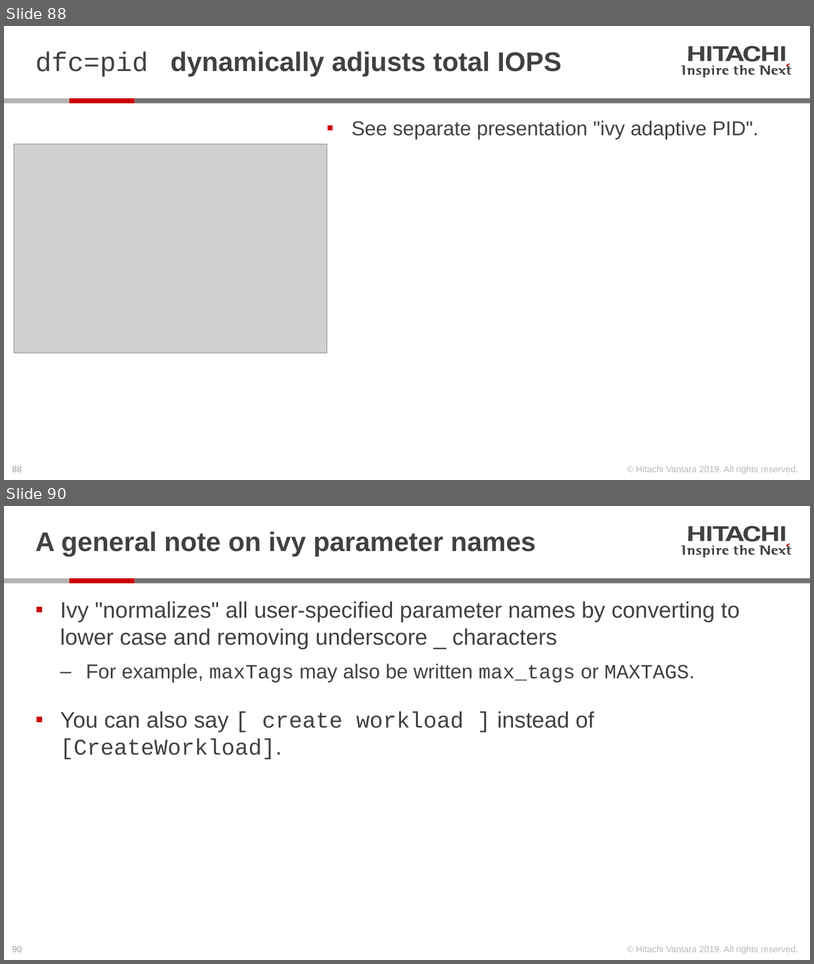
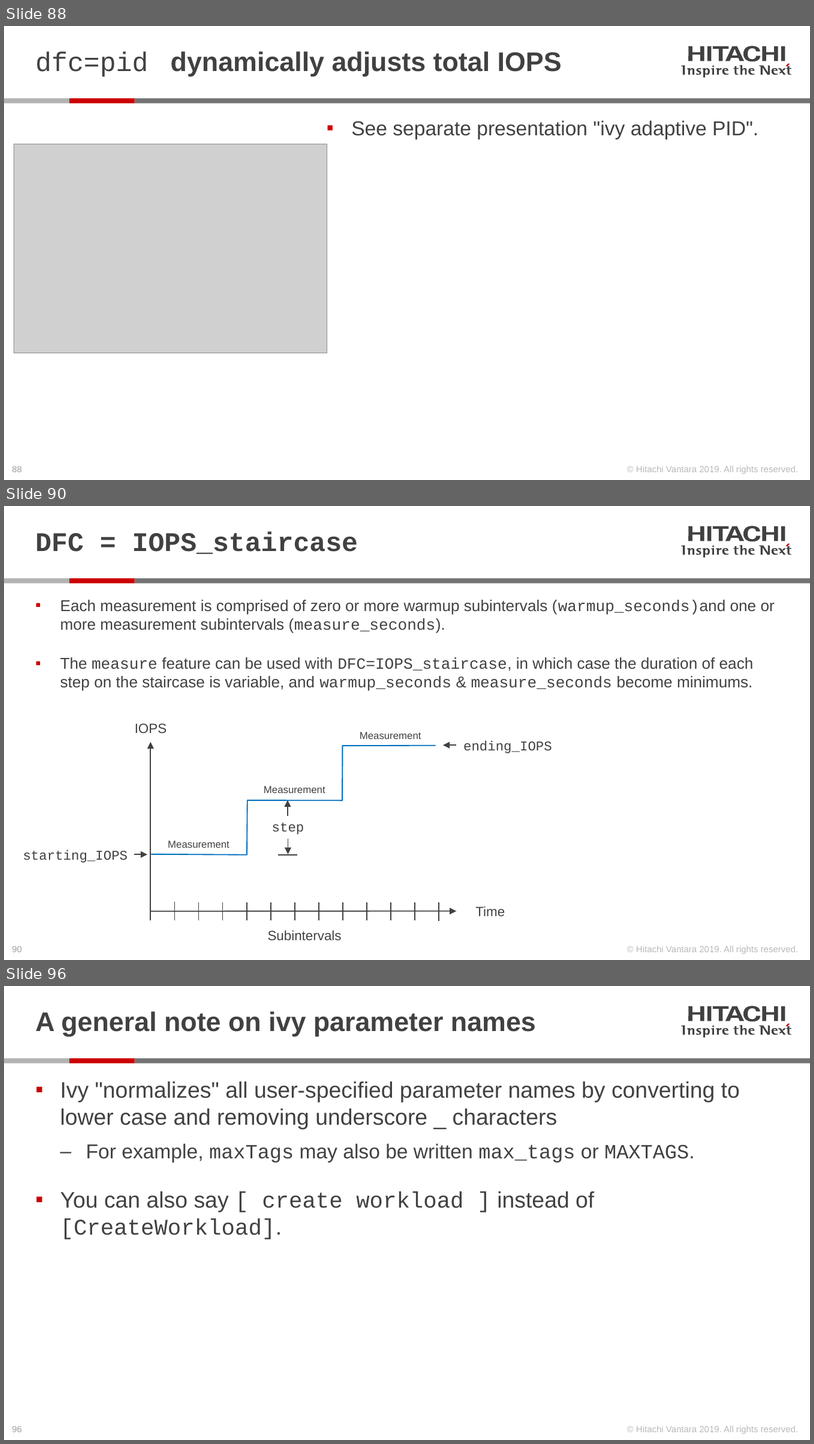
Before and after one commit to Hitachi-Data-Systems/ivy, a slide deck: doc/Programming the ivy engine.pptx. Shown one above the other, each under a label of ours: slides 88 and 90 before the commit, slides 88, 90 and 96 after it; the slides between them are not shown. The pictures are 814x964 and 814x1444 pixels, drawn with LibreOffice and Linux fonts; fonts in the diff are those of the drawing; grey boxes stand for pictures. Boxes give left, top, right and bottom in pixels: in the first picture for what was removed or moved away, otherwise in the second. Text is boxed around its words. In the diff, an @@ line names an element or a change of style, - is before the commit and + after.

Commit message:
completion of DFC=IOPS_staircase
Also:
- added check of CPU core temperature to ivydriver
- changed ivytime to use CLOCK_MONOTONIC_RAW to avoid interlock protocol failures when NTP daemon changes the clock
- upon ivyscript parse error, now echoes ivyscript program to console, & shows point of syntax error

```diff
--- a/doc/Programming the ivy engine.pptx
+++ b/doc/Programming the ivy engine.pptx
@@ slide 90 added at (x1=4, y1=506, x2=810, y2=960), background #FFFFFF; not listed: 28 template elements that a slide beside it also shows @@
@@ title added at (x1=35, y1=532, x2=358, y2=554), 24 pt, text #414141, bold @@
+DFC = IOPS_staircase
@@ text added at (x1=60, y1=600, x2=775, y2=691), 14 pt, text #414141 @@
+▪ Each measurement is comprised of zero or more warmup subintervals (warmup_seconds)and one or more measurement subintervals (measure_seconds).
+▪ The measure feature can be used with DFC=IOPS_staircase, in which case the duration of each step on the staircase is variable, and warmup_seconds & measure_seconds become minimums.
@@ text added at (x1=135, y1=723, x2=167, y2=733), 12 pt, text #414141 @@
+IOPS
@@ text added at (x1=360, y1=732, x2=422, y2=739), 9 pt, text #414141 @@
+Measurement
@@ freeform shape added at (x1=151, y1=745, x2=436, y2=855), outline #0070C0 1 pt @@
@@ arrow added from (151, 902) to (151, 741), #414141 1 pt @@
@@ arrow added from (456, 745) to (443, 745), #414141 1 pt @@
@@ text added at (x1=464, y1=740, x2=552, y2=753), 12 pt, text #414141 @@
+ending_IOPS
@@ text added at (x1=264, y1=786, x2=326, y2=793), 9 pt, text #414141 @@
+Measurement
@@ arrow added from (288, 816) to (288, 799), #414141 1 pt @@
@@ text added at (x1=272, y1=822, x2=305, y2=834), 12 pt, text #414141 @@
+step
@@ text added at (x1=168, y1=840, x2=230, y2=847), 9 pt, text #414141 @@
+Measurement
@@ arrow added from (288, 838) to (288, 853), #414141 1 pt @@
@@ text added at (x1=23, y1=849, x2=128, y2=862), 12 pt, text #414141 @@
+starting_IOPS
@@ arrow added from (134, 855) to (147, 855), #414141 1 pt @@
@@ line added from (278, 855) to (297, 855), #414141 1 pt @@
@@ arrow added from (151, 911) to (456, 911), #414141 1 pt @@
@@ line added from (151, 902) to (151, 919), #414141 1 pt @@
@@ line added from (175, 902) to (175, 919), #414141 1 pt @@
@@ line added from (198, 902) to (198, 919), #414141 1 pt @@
@@ line added from (222, 902) to (222, 919), #414141 1 pt @@
@@ line added from (247, 902) to (247, 919), #414141 1 pt @@
@@ line added from (271, 902) to (271, 919), #414141 1 pt @@
@@ line added from (295, 902) to (295, 919), #414141 1 pt @@
@@ line added from (320, 902) to (320, 921), #414141 1 pt @@
@@ line added from (342, 902) to (342, 921), #414141 1 pt @@
@@ line added from (367, 902) to (367, 921), #414141 1 pt @@
@@ line added from (391, 902) to (391, 921), #414141 1 pt @@
@@ line added from (415, 902) to (415, 921), #414141 1 pt @@
@@ line added from (440, 902) to (440, 921), #414141 1 pt @@
@@ text added at (x1=476, y1=906, x2=505, y2=916), 12 pt, text #414141 @@
+Time
@@ text added at (x1=268, y1=930, x2=342, y2=940), 12 pt, text #414141 @@
+Subintervals
@@ what was slide 90 is now slide 96 @@
@@ page number at (x1=12, y1=1426, x2=22, y2=1432): text changed @@
-90
+96
```
Also in this commit, not shown: 7 slides changed, 5 other slides added, 24 other files.
